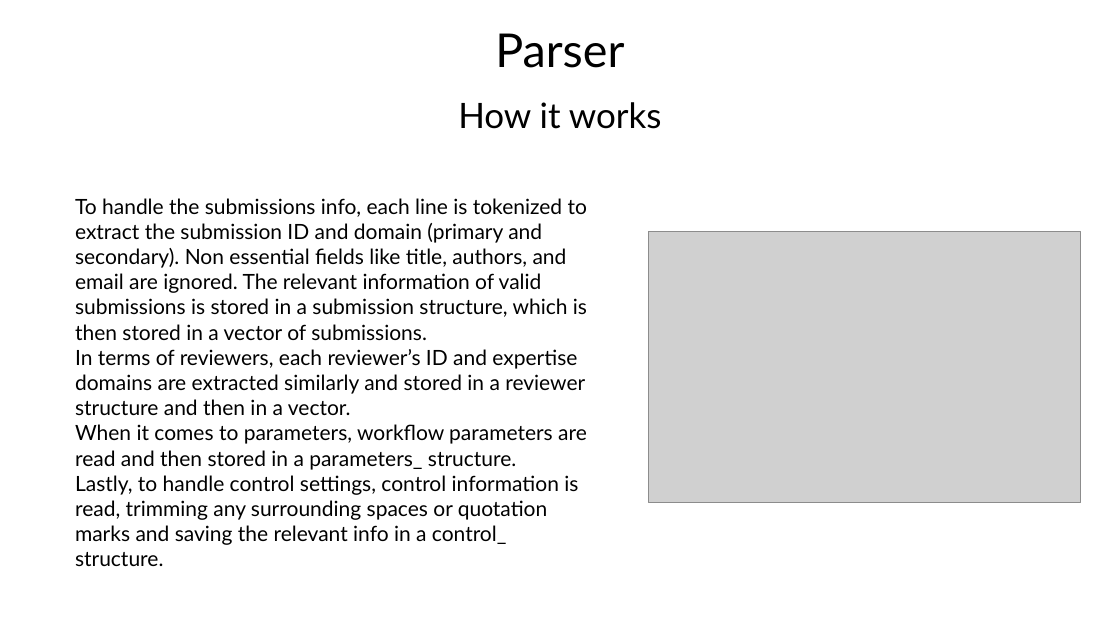
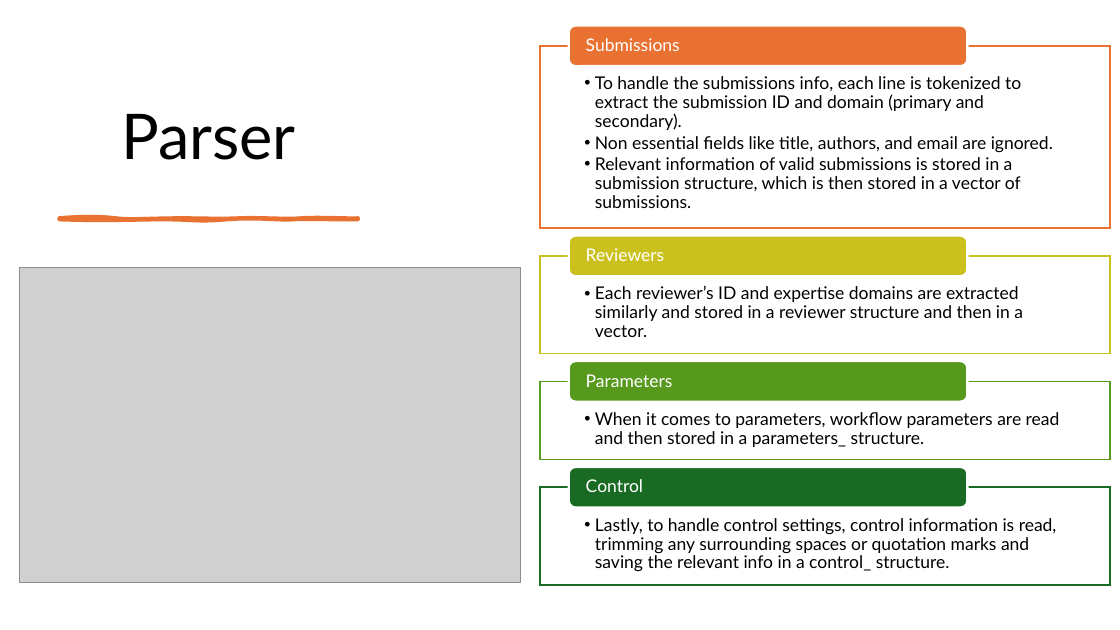
Before and after one commit to Tiago-Su/DA-s-project-1, a slide deck: slide 11 of Presentation.pptx (slide 8 before the commit). Drawn at 1120x630 pixels with LibreOffice and Linux fonts; fonts in the diff are those of the drawing; grey boxes stand for pictures. Boxes give left, top, right and bottom in pixels: in the first picture for what was removed or moved away, otherwise in the second. Text is boxed around its words. In the diff, an @@ line names an element or a change of style, - is before the commit and + after.

```diff
--- a/Presentation.pptx
+++ b/Presentation.pptx
@@ title "Parser": place and size @@
-title "Parser" at [495, 33, 624, 68]
+title "Parser" at [121, 114, 295, 160]
@@ title "Parser" at [121, 114, 295, 160]: size 40 to 54 pt @@
@@ text at [595, 76, 1053, 208]: text changed; size 18 to 15 pt @@
-To handle the submissions info, each line is tokenized to extract the submission ID and domain (primary and secondary). Non essential fields like title, authors, and email are ignored. The relevant information of valid submissions is stored in a submission structure, which is then stored in a vector of submissions.
-In terms of reviewers, each reviewer’s ID and expertise domains are extracted similarly and stored in a reviewer structure and then in a vector.
-When it comes to parameters, workflow parameters are read and then stored in a parameters_ structure.
-Lastly, to handle control settings, control information is read, trimming any surrounding spaces or quotation marks and saving the relevant info in a control_ structure.
+  • To handle the submissions info, each line is tokenized to extract the submission ID and domain (primary and secondary).
+  • Non essential fields like title, authors, and email are ignored.
+  • Relevant information of valid submissions is stored in a submission structure, which is then stored in a vector of submissions.
@@ subtitle removed at [458, 102, 662, 129] @@
-How it works
@@ freeform shape added at [59, 218, 358, 220], fill #E97132, outline #E97132 3 pt @@
@@ picture: place and size @@
-picture at [649, 232, 1081, 503]
+picture at [19, 267, 521, 582]
@@ group added at [540, 25, 1110, 585]: 7 texts, 4 rectangles, 4 rounded rectangles @@
+Submissions
+  • Each reviewer’s ID and expertise domains are extracted similarly and stored in a reviewer structure and then in a vector.
+Reviewers
+  • When it comes to parameters, workflow parameters are read and then stored in a parameters_ structure.
+Parameters
+  • Lastly, to handle control settings, control information is read, trimming any surrounding spaces or quotation marks and saving the relevant info in a control_ structure.
+Control
```
Also in this commit, not shown: 26 other slides changed, 7 slides added.
